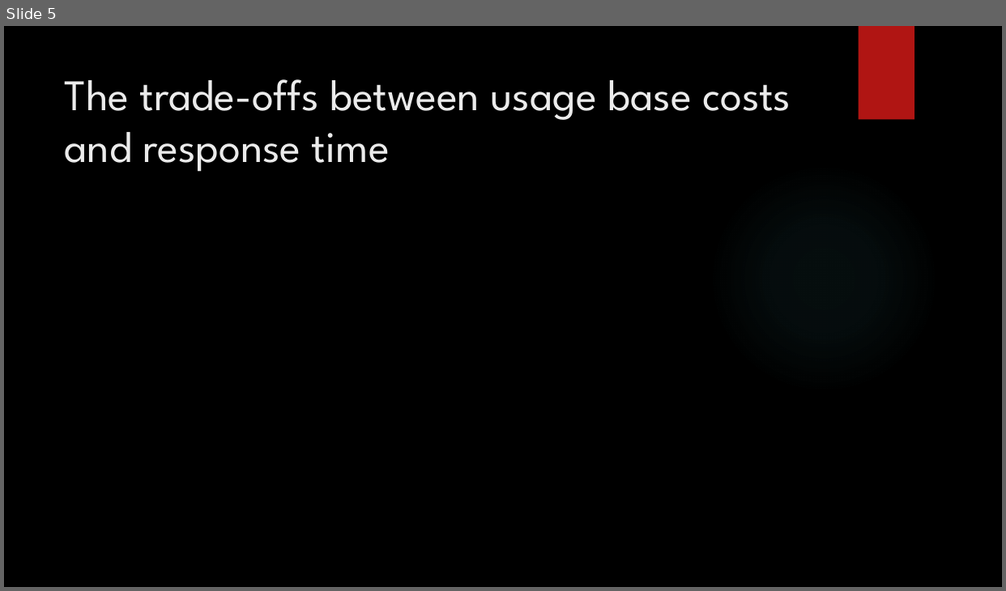
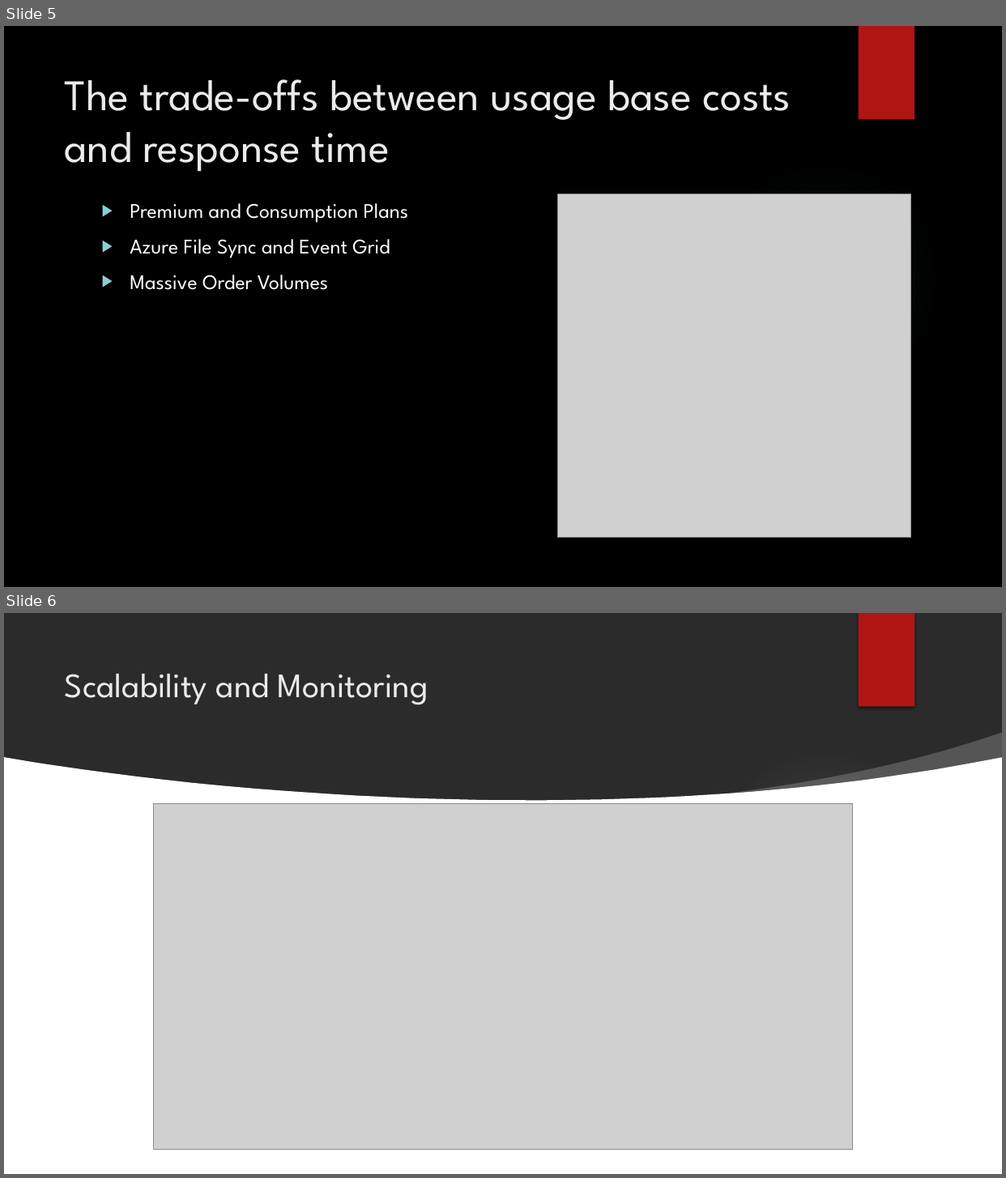
Before and after one commit to han00163/CST8912-MidTerm-Group-Project, a slide deck: CST8912_011_Presentation1_Group3.pptx. Shown one above the other, each under a label of ours: slide 5 before the commit, slides 5 and 6 after it. The pictures are 1006x591 and 1006x1178 pixels, drawn with LibreOffice and Linux fonts; fonts in the diff are those of the drawing; grey boxes stand for pictures; background and template pictures are left out; a plain dark background stands for a picture behind light text. Boxes give left, top, right and bottom in pixels: in the first picture for what was removed or moved away, otherwise in the second. Text is boxed around its words. In the diff, an @@ line names an element or a change of style, - is before the commit and + after.

```diff
--- a/CST8912_011_Presentation1_Group3.pptx
+++ b/CST8912_011_Presentation1_Group3.pptx
@@ slide 6 added at (4, 613, 1002, 1174), background picture (left out) @@
@@ rectangle added at (859, 613, 914, 707), fill #B01513 @@
@@ title added at (65, 674, 428, 705), 33 pt, text #EBEBEB @@
+Scalability and Monitoring
@@ freeform shape added at (718, 733, 1002, 800), fill #FFFFFF at 20% opacity @@
@@ freeform shape added at (4, 757, 1002, 1174), fill #FFFFFF @@
@@ ellipse added at (709, 750, 939, 981), fill gradient #F3F3F3 @@
@@ picture added at (153, 804, 852, 1151) @@
@@ slide 5 changed as well @@
@@ picture added at (558, 194, 911, 538) @@
@@ text added at (130, 203, 408, 290), 20 pt, text #FFFFFF @@
+▶ Premium and Consumption Plans
+▶ Azure File Sync and Event Grid
+▶ Massive Order Volumes
```
Also in this commit, not shown: 3 other slides changed, 4 other slides added, 1 slide removed.
